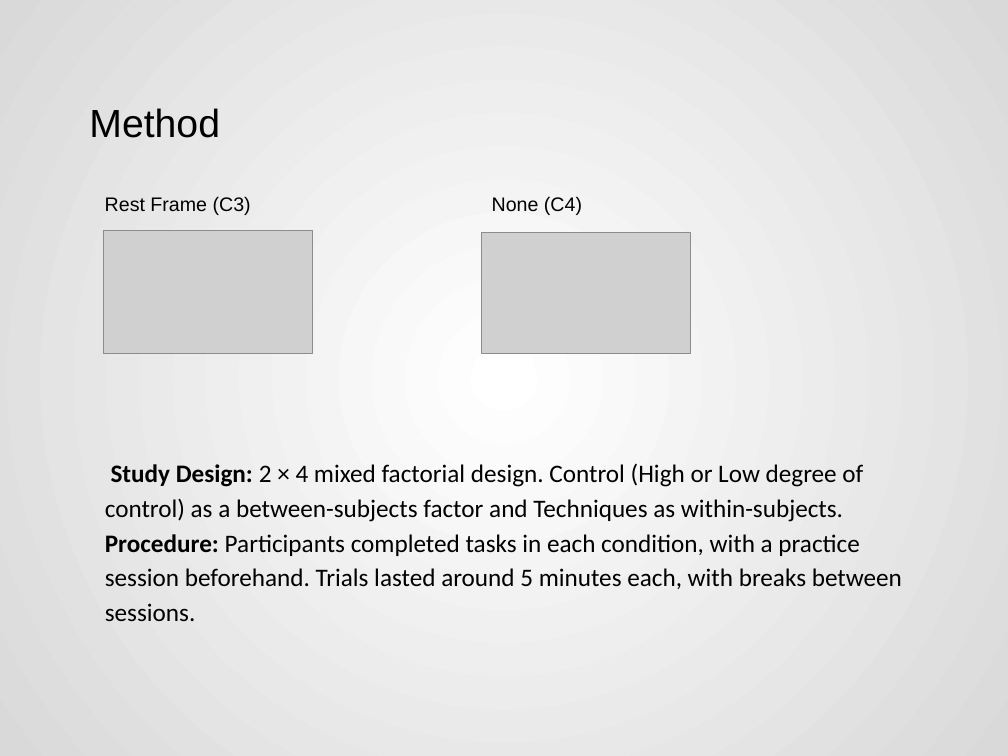
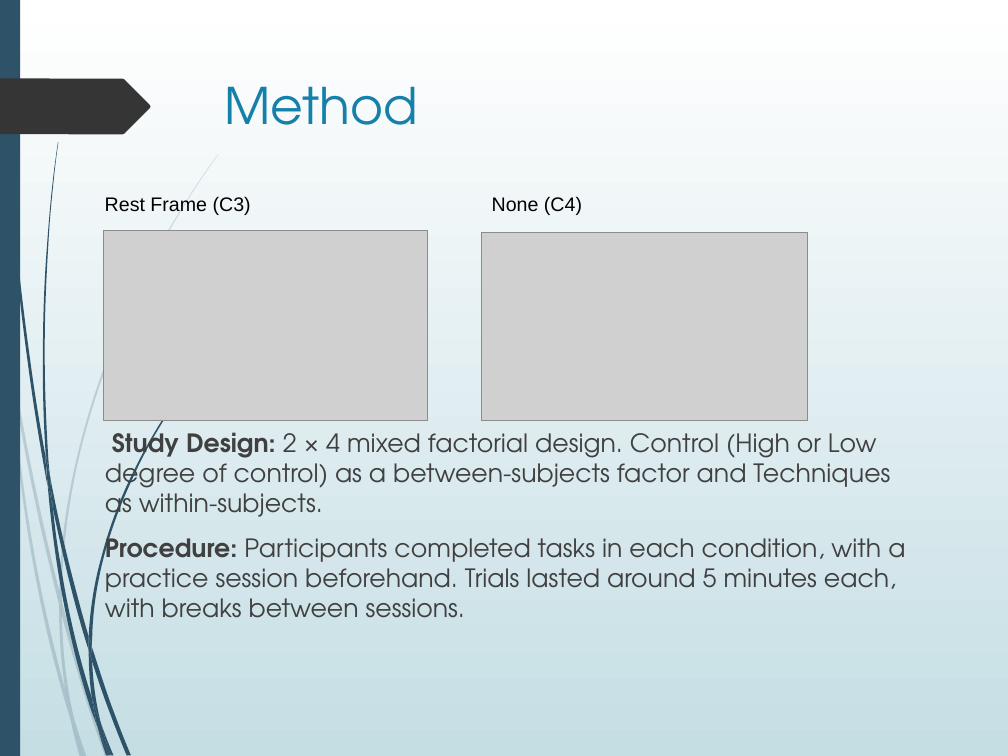
Before and after one commit to Akash3121/3D, a slide deck: slide 11 of Paper-Presentation/Akash - VR_Sickness_Mitigation_Methods_Presentation.pptx (slide 12 before the commit). Drawn at 1008x756 pixels with LibreOffice and Linux fonts; fonts in the diff are those of the drawing; grey boxes stand for pictures. Boxes give left, top, right and bottom in pixels: in the first picture for what was removed or moved away, otherwise in the second. Text is boxed around its words. In the diff, an @@ line names an element or a change of style, - is before the commit and + after.

```diff
--- a/Paper-Presentation/Akash - VR_Sickness_Mitigation_Methods_Presentation.pptx
+++ b/Paper-Presentation/Akash - VR_Sickness_Mitigation_Methods_Presentation.pptx
@@ background gradient #FFFFFF to #D9D9D9 to gradient #FFFFFF to #C5DEE5 @@
@@ rectangle added at box(0, 0, 20, 756), fill #2E5369 @@
@@ freeform shape added at box(0, 79, 150, 135), fill #353535 @@
@@ title "Method": place and size @@
-title "Method" at box(89, 108, 220, 138)
+title "Method" at box(224, 86, 417, 125)
@@ title "Method" at box(224, 86, 417, 125): size 28 to 36 pt, font Arial to TeX Gyre Adventor, text colour #000000 to #1581AA; vertical alignment middle to top @@
@@ picture: place and size @@
-picture at box(104, 230, 312, 353)
+picture at box(104, 230, 427, 420)
@@ picture: place and size @@
-picture at box(481, 233, 689, 354)
+picture at box(481, 233, 806, 421)
@@ text "Study Design: 2 × 4 ..." at box(105, 425, 905, 618): font Calibri to TeX Gyre Adventor, text colour #000000 to #404040; line spacing 1.15 to 1; more space between paragraphs; vertical alignment middle to top @@
@@ group added at box(0, 154, 219, 756): 10 freeform shapes @@
@@ group added at box(2, 0, 218, 756): 12 freeform shapes @@
```
Also in this commit, not shown: 18 other slides changed, 1 slide removed.
